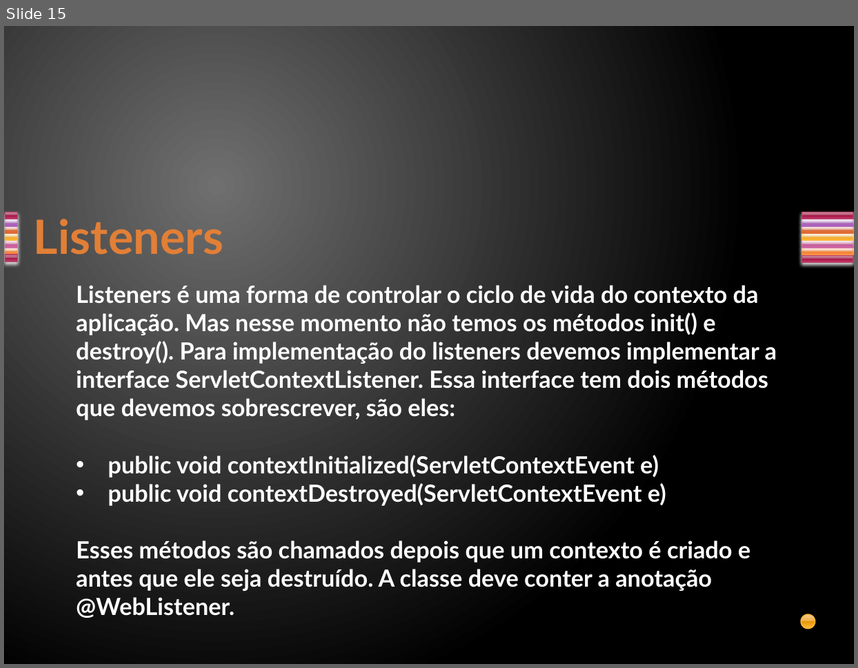
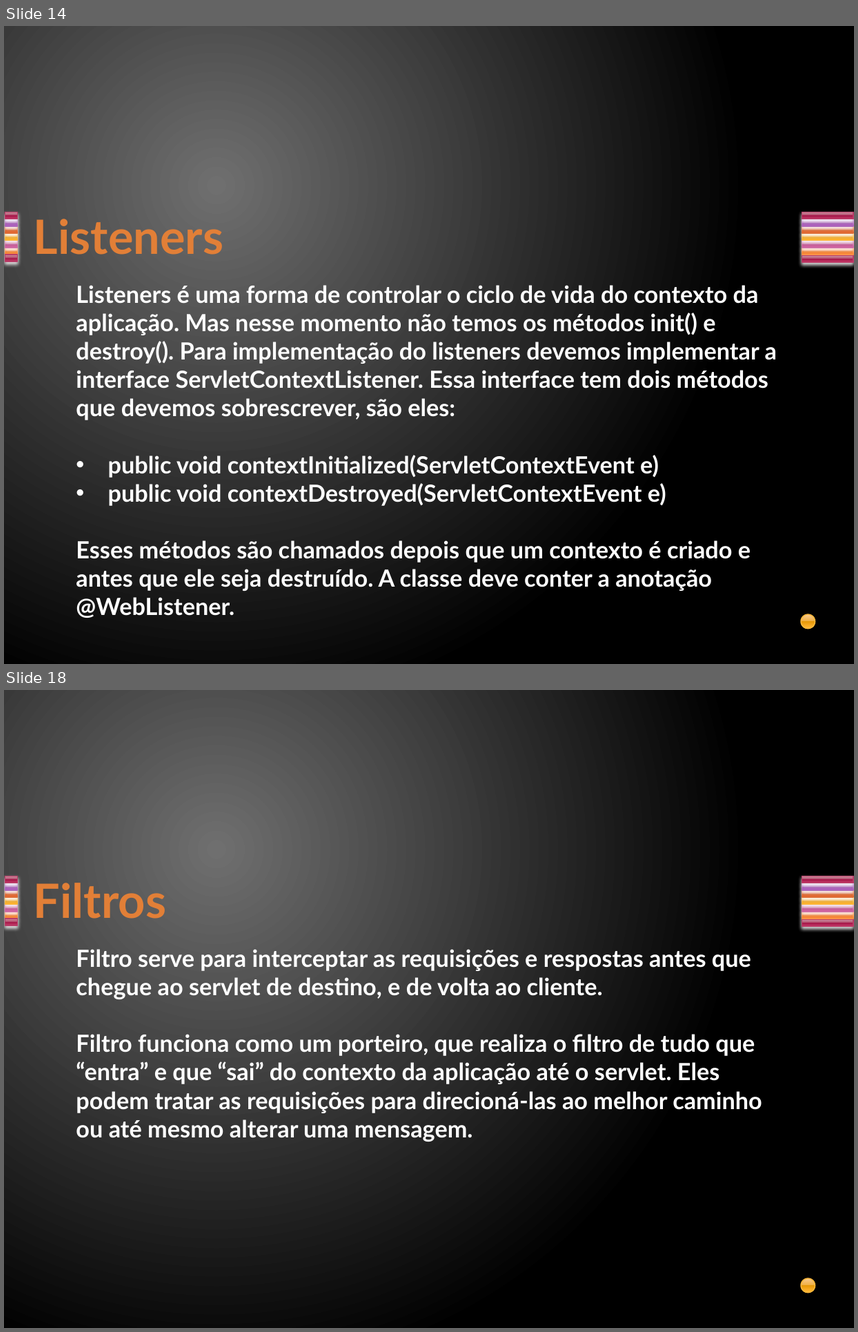
Before and after one commit to davirj9/javaAvancado, a slide deck: AulasAvancado/src/main/resources/br/com/Aula2/Servlets.pptx. Shown one above the other, each under a label of ours: slide 15 before the commit, slides 14 and 18 after it; the slides between them are not shown. The pictures are 858x668 and 858x1332 pixels, drawn with LibreOffice and Linux fonts; fonts in the diff are those of the drawing. Boxes give left, top, right and bottom in pixels: in the first picture for what was removed or moved away, otherwise in the second. Text is boxed around its words. In the diff, an @@ line names an element or a change of style, - is before the commit and + after.

```diff
--- a/AulasAvancado/src/main/resources/br/com/Aula2/Servlets.pptx
+++ b/AulasAvancado/src/main/resources/br/com/Aula2/Servlets.pptx
@@ slide 18 added at [4, 690, 854, 1328], background gradient #707070 to #000000; not listed: 15 template elements that a slide beside it also shows @@
@@ title added at [34, 883, 166, 918], 40 pt, text gradient #E38037 to #FA8D3D, bold @@
+Filtros
@@ text added at [76, 949, 762, 1141], 20 pt, text #FFFFFF, bold @@
+Filtro serve para interceptar as requisições e respostas antes que chegue ao servlet de destino, e de volta ao cliente.
+Filtro funciona como um porteiro, que realiza o filtro de tudo que “entra” e que “sai” do contexto da aplicação até o servlet. Eles podem tratar as requisições para direcioná-las ao melhor caminho ou até mesmo alterar uma mensagem.
@@ what was slide 15 is now slide 14 @@
```
Also in this commit, not shown: 1 slide changed, 3 other slides added, 1 slide removed, 32 other files.
